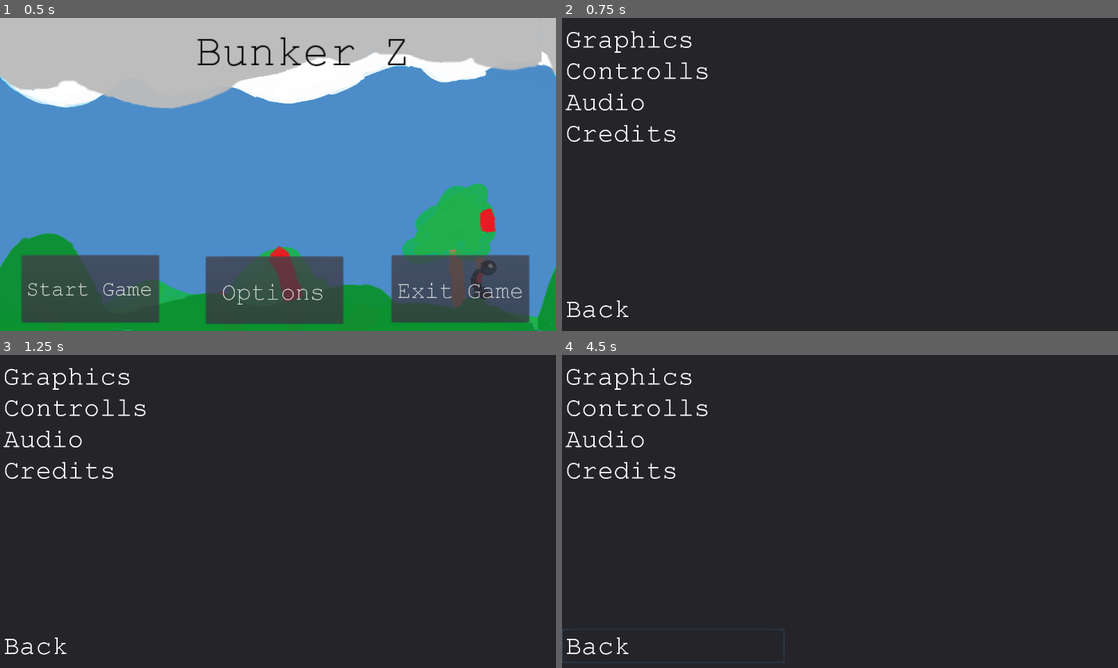
Above: before the commit, frames 1-4 (two rows, left to right).
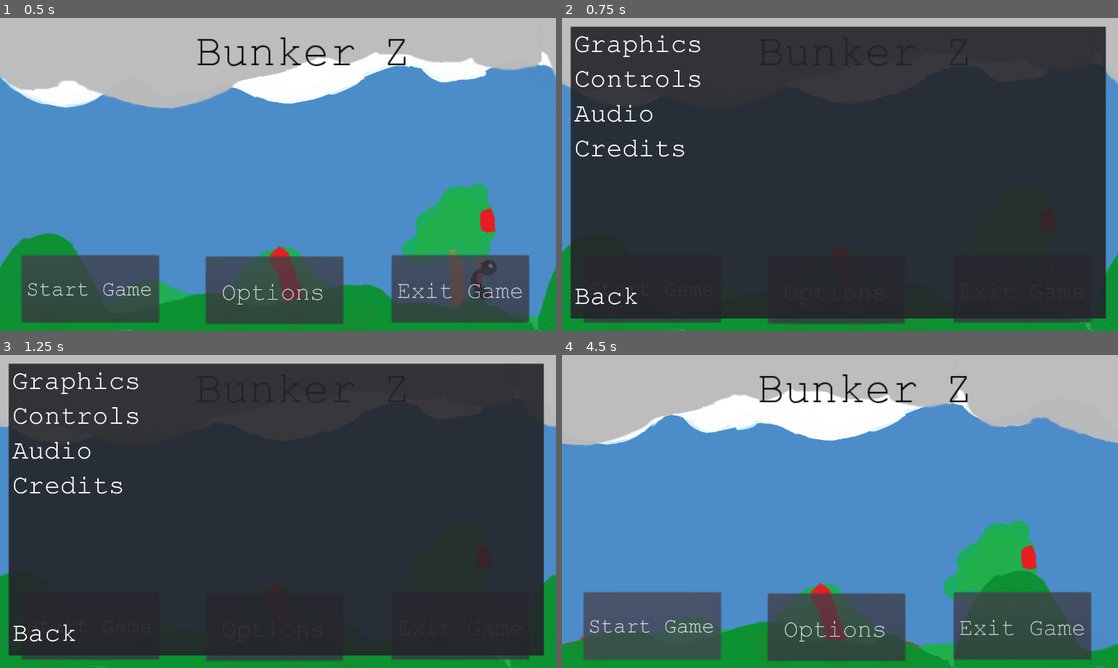
Above: after the commit, the same moments.

Repository: SillyScientists/PaintJam-2018
Game: Godot game, scene res://scenes/main/main.tscn
The game is run twice, just before and just after one commit, with the same random seed, the same clock (stepped at 60 frames per second) and the same inputs.
Inputs (mouse positions are in pixels of both pictures, inside the frame that each line leads up to; where the layout moved, square brackets give the same spot in the first picture):
- Up to frame 1 (0.5 s): no input
- Up to frame 2 (0.75 s): click (834, 290) at 0.5 s
- Up to frame 3 (1.25 s): no input
- Up to frame 4 (4.5 s): click (684, 380) [673, 376] at 1.25 s; click (684, 414) [673, 408] at 2 s; click (684, 448) [673, 439] at 2.75 s; click (684, 486) [673, 470] at 3.5 s; click (684, 633) [673, 646] at 4.25 s

Frame 1 is identical in both runs. In frame 2, 13% of the frame differs, in the area x 0-100%, y 0-100%; in frame 3, 13%; in frame 4, 100%.

Commit message:
Adding options popup
change Start Scene in Controls Node to change to the next scene

Diff:
--- a/scenes/main/main.gd
+++ b/scenes/main/main.gd
@@ -1,11 +1,10 @@
 extends Control
 
 export (PackedScene) var next_scene
-export (PackedScene) var options
+
 
 func _ready():
-	# Called every time the node is added to the scene.
-	# Initialization here
+	OS.set_window_title("Bunker Z")
 	pass
 
 #func _process(delta):
@@ -25,5 +24,10 @@
 
 
 func _on_options_pressed():
-	get_tree().change_scene_to(options)
+	$ParallaxBackground/popup.show()
 	pass # replace with function body
+
+
+func _on_back_pressed():
+	$ParallaxBackground/popup.hide()
+	pass # replace with function body
--- a/scenes/main/main.tscn
+++ b/scenes/main/main.tscn
@@ -1,14 +1,18 @@
-[gd_scene load_steps=10 format=2]
+[gd_scene load_steps=14 format=2]
 
 [ext_resource path="res://scenes/main/main.gd" type="Script" id=1]
-[ext_resource path="res://scenes/main/options/options.tscn" type="PackedScene" id=2]
-[ext_resource path="res://scenes/main/assets/Background/Back.png" type="Texture" id=3]
-[ext_resource path="res://scenes/main/assets/Background/fore.png" type="Texture" id=4]
-[ext_resource path="res://scenes/main/camera.gd" type="Script" id=5]
-[ext_resource path="res://scenes/main/assets/text/Title.png" type="Texture" id=6]
-[ext_resource path="res://scenes/main/assets/text/Button2.png" type="Texture" id=7]
-[ext_resource path="res://scenes/main/assets/text/Button1.png" type="Texture" id=8]
-[ext_resource path="res://scenes/main/assets/text/Button3.png" type="Texture" id=9]
+[ext_resource path="res://scenes/main/assets/Background/Back.png" type="Texture" id=2]
+[ext_resource path="res://scenes/main/assets/Background/fore.png" type="Texture" id=3]
+[ext_resource path="res://scenes/main/camera.gd" type="Script" id=4]
+[ext_resource path="res://scenes/main/assets/text/Title.png" type="Texture" id=5]
+[ext_resource path="res://scenes/main/assets/text/Button2.png" type="Texture" id=6]
+[ext_resource path="res://scenes/main/assets/text/Button1.png" type="Texture" id=7]
+[ext_resource path="res://scenes/main/assets/text/Button3.png" type="Texture" id=8]
+[ext_resource path="res://scenes/main/assets/Graphics.png" type="Texture" id=9]
+[ext_resource path="res://scenes/main/assets/Controlls.png" type="Texture" id=10]
+[ext_resource path="res://scenes/main/assets/Audio.png" type="Texture" id=11]
+[ext_resource path="res://scenes/main/assets/Credits.png" type="Texture" id=12]
+[ext_resource path="res://scenes/main/assets/Back.png" type="Texture" id=13]
 
 [node name="main" type="Control" index="0"]
 
@@ -25,7 +29,6 @@
 size_flags_vertical = 1
 script = ExtResource( 1 )
 next_scene = null
-options = ExtResource( 2 )
 
 [node name="ParallaxBackground" type="ParallaxBackground" parent="." index="0"]
 
@@ -198,10 +201,159 @@
 enabled_focus_mode = 2
 shortcut = null
 group = null
+icon = ExtResource( 8 )
+flat = false
+align = 1
+_sections_unfolded = [ "Anchor", "Margin", "Material", "Rect", "Visibility" ]
+
+[node name="popup" type="Popup" parent="ParallaxBackground" index="7"]
+
+visible = false
+anchor_left = 0.0
+anchor_top = 0.0
+anchor_right = 0.0
+anchor_bottom = 0.0
+margin_left = 20.0
+margin_top = 20.0
+margin_right = 1252.0
+margin_bottom = 691.0
+rect_pivot_offset = Vector2( 0, 0 )
+mouse_filter = 0
+mouse_default_cursor_shape = 0
+size_flags_horizontal = 1
+size_flags_vertical = 1
+popup_exclusive = true
+_sections_unfolded = [ "Margin", "Popup", "Rect", "Visibility" ]
+
+[node name="panel" type="Panel" parent="ParallaxBackground/popup" index="0"]
+
+modulate = Color( 1, 1, 1, 0.911608 )
+anchor_left = 0.0
+anchor_top = 0.0
+anchor_right = 0.0
+anchor_bottom = 0.0
+margin_right = 1232.0
+margin_bottom = 671.0
+rect_pivot_offset = Vector2( 0, 0 )
+mouse_filter = 0
+mouse_default_cursor_shape = 0
+size_flags_horizontal = 1
+size_flags_vertical = 1
+_sections_unfolded = [ "Margin", "Rect", "Visibility" ]
+
+[node name="graphics" type="Button" parent="ParallaxBackground/popup" index="1"]
+
+anchor_left = 0.0
+anchor_top = 0.0
+anchor_right = 0.0
+anchor_bottom = 0.0
+margin_right = 12.0
+margin_bottom = 20.0
+rect_pivot_offset = Vector2( 0, 0 )
+focus_mode = 2
+mouse_filter = 0
+mouse_default_cursor_shape = 0
+size_flags_horizontal = 1
+size_flags_vertical = 1
+toggle_mode = false
+enabled_focus_mode = 2
+shortcut = null
+group = null
 icon = ExtResource( 9 )
-flat = false
-align = 1
-_sections_unfolded = [ "Anchor", "Margin", "Material", "Rect", "Visibility" ]
+flat = true
+align = 1
+
+[node name="controlls" type="Button" parent="ParallaxBackground/popup" index="2"]
+
+anchor_left = 0.0
+anchor_top = 0.0
+anchor_right = 0.0
+anchor_bottom = 0.0
+margin_top = 80.0
+margin_right = 512.0
+margin_bottom = 158.0
+rect_pivot_offset = Vector2( 0, 0 )
+focus_mode = 2
+mouse_filter = 0
+mouse_default_cursor_shape = 0
+size_flags_horizontal = 1
+size_flags_vertical = 1
+toggle_mode = false
+enabled_focus_mode = 2
+shortcut = null
+group = null
+icon = ExtResource( 10 )
+flat = true
+align = 1
+
+[node name="audio" type="Button" parent="ParallaxBackground/popup" index="3"]
+
+anchor_left = 0.0
+anchor_top = 0.0
+anchor_right = 0.0
+anchor_bottom = 0.0
+margin_top = 160.0
+margin_right = 512.0
+margin_bottom = 238.0
+rect_pivot_offset = Vector2( 0, 0 )
+focus_mode = 2
+mouse_filter = 0
+mouse_default_cursor_shape = 0
+size_flags_horizontal = 1
+size_flags_vertical = 1
+toggle_mode = false
+enabled_focus_mode = 2
+shortcut = null
+group = null
+icon = ExtResource( 11 )
+flat = true
+align = 1
+
+[node name="credits" type="Button" parent="ParallaxBackground/popup" index="4"]
+
+anchor_left = 0.0
+anchor_top = 0.0
+anchor_right = 0.0
+anchor_bottom = 0.0
+margin_top = 240.0
+margin_right = 512.0
+margin_bottom = 318.0
+rect_pivot_offset = Vector2( 0, 0 )
+focus_mode = 2
+mouse_filter = 0
+mouse_default_cursor_shape = 0
+size_flags_horizontal = 1
+size_flags_vertical = 1
+toggle_mode = false
+enabled_focus_mode = 2
+shortcut = null
+group = null
+icon = ExtResource( 12 )
+flat = true
+align = 1
+
+[node name="back" type="Button" parent="ParallaxBackground/popup" index="5"]
+
+anchor_left = 0.0
+anchor_top = 0.0
+anchor_right = 0.0
+anchor_bottom = 0.0
+margin_top = 580.0
+margin_right = 512.0
+margin_bottom = 658.0
+rect_pivot_offset = Vector2( 0, 0 )
+focus_mode = 2
+mouse_filter = 0
+mouse_default_cursor_shape = 0
+size_flags_horizontal = 1
+size_flags_vertical = 1
+toggle_mode = false
+enabled_focus_mode = 2
+shortcut = null
+group = null
+icon = ExtResource( 13 )
+flat = true
+align = 1
 
 [connection signal="pressed" from="ParallaxBackground/options" to="." method="_on_options_pressed"]
 
@@ -210,3 +362,5 @@
 [connection signal="pressed" from="ParallaxBackground/start" to="." method="_on_start_pressed"]
 
 [connection signal="pressed" from="ParallaxBackground/exit" to="." method="_on_Button3_pressed"]
+
+[connection signal="pressed" from="ParallaxBackground/popup/back" to="." method="_on_back_pressed"]
--- /dev/null
+++ b/scenes/main/options/options.gd
@@ -0,0 +1,14 @@
+extends Control
+
+export (PackedScene) var Main
+
+func _ready():
+
+	pass
+
+
+
+
+func _on_back_pressed():
+	get_tree().change_scene(Main)
+	pass # replace with function body
--- a/scenes/main/options/options.tscn
+++ b/scenes/main/options/options.tscn
@@ -1,10 +1,11 @@
-[gd_scene load_steps=6 format=2]
+[gd_scene load_steps=7 format=2]
 
-[ext_resource path="res://scenes/main/options/assets/Graphics.png" type="Texture" id=1]
-[ext_resource path="res://scenes/main/options/assets/Controlls.png" type="Texture" id=2]
-[ext_resource path="res://scenes/main/options/assets/Audio.png" type="Texture" id=3]
-[ext_resource path="res://scenes/main/options/assets/Credits.png" type="Texture" id=4]
-[ext_resource path="res://scenes/main/options/assets/Back.png" type="Texture" id=5]
+[ext_resource path="res://scenes/main/options/options.gd" type="Script" id=1]
+[ext_resource path="res://scenes/main/assets/Graphics.png" type="Texture" id=2]
+[ext_resource path="res://scenes/main/assets/Controlls.png" type="Texture" id=3]
+[ext_resource path="res://scenes/main/assets/Audio.png" type="Texture" id=4]
+[ext_resource path="res://scenes/main/assets/Credits.png" type="Texture" id=5]
+[ext_resource path="res://scenes/main/assets/Back.png" type="Texture" id=6]
 
 [node name="options" type="Control"]
 
@@ -19,6 +20,8 @@
 mouse_default_cursor_shape = 0
 size_flags_horizontal = 1
 size_flags_vertical = 1
+script = ExtResource( 1 )
+Main = null
 
 [node name="panel" type="Panel" parent="." index="0"]
 
@@ -54,7 +57,7 @@
 enabled_focus_mode = 2
 shortcut = null
 group = null
-icon = ExtResource( 1 )
+icon = ExtResource( 2 )
 flat = true
 align = 1
 
@@ -77,7 +80,7 @@
 enabled_focus_mode = 2
 shortcut = null
 group = null
-icon = ExtResource( 2 )
+icon = ExtResource( 3 )
 flat = true
 align = 1
 _sections_unfolded = [ "Rect" ]
@@ -101,7 +104,7 @@
 enabled_focus_mode = 2
 shortcut = null
 group = null
-icon = ExtResource( 3 )
+icon = ExtResource( 4 )
 flat = true
 align = 1
 _sections_unfolded = [ "Rect" ]
@@ -125,7 +128,7 @@
 enabled_focus_mode = 2
 shortcut = null
 group = null
-icon = ExtResource( 4 )
+icon = ExtResource( 5 )
 flat = true
 align = 1
 _sections_unfolded = [ "Rect" ]
@@ -149,7 +152,9 @@
 enabled_focus_mode = 2
 shortcut = null
 group = null
-icon = ExtResource( 5 )
+icon = ExtResource( 6 )
 flat = true
 align = 1
 _sections_unfolded = [ "Rect" ]
+
+[connection signal="pressed" from="panel/back" to="." method="_on_back_pressed"]
Renamed: scenes/main/options/assets/Audio.png -> scenes/main/assets/Audio.png
Not shown, changed: scenes/main/assets/Audio.png.import
Renamed: scenes/main/options/assets/Back.png -> scenes/main/assets/Back.png
Not shown, changed: scenes/main/assets/Back.png.import
Binary file added: scenes/main/assets/Controlls.png
Not shown, changed: scenes/main/assets/Controlls.png.import
Renamed: scenes/main/options/assets/Credits.png -> scenes/main/assets/Credits.png
Not shown, changed: scenes/main/assets/Credits.png.import
Renamed: scenes/main/options/assets/Graphics.png -> scenes/main/assets/Graphics.png
Not shown, changed: scenes/main/assets/Graphics.png.import
Not shown: 6 places in scenes/main/main.tscn that only renumber resources
Binary file removed: scenes/main/options/assets/Controlls.png
